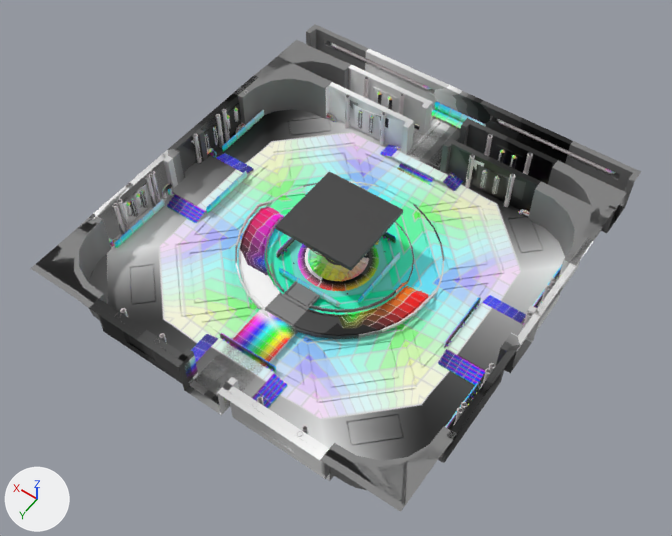
A saved change to the FBX model Space Rescue/Assets/Art/Models/Environment/Rooms/T-SplitCore.fbx.
Rendered twice from a 50 mm lens placed at (-26.1, 36.8, 56.0), pointed at (-0.4, 0.8, -0.5). Every picture has the same lights, and +X, +Y and +Z are marked at lower left. Where no turn or scale is listed for an object, it has been applied to the vertices.

Names of what the first picture shows: 'HologramRoom', 'T-SplitCore'.
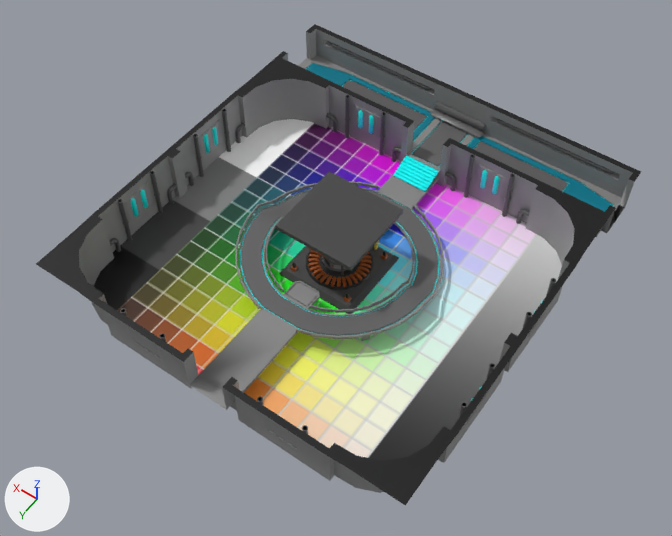
The newer file is also turned or shifted as a whole; pictures and numbers use the older file's frame.

Pixel boxes [x1, y1, x2, y2] of what changed, in the pictures (672 x 536 px):
```json
{"object": "HologramRoom", "change": "deleted", "before": [30, 40, 626, 512]}
{"object": "T-SplitCoreStairs", "change": "added", "after": [393, 155, 439, 191], "on screen": "cyan"}
{"object": "T-SplitCoreGlass", "change": "added", "after": [130, 110, 543, 401], "on screen": "cyan"}
{"object": "T-SplitCoreLights", "change": "added", "after": [240, 77, 614, 336], "on screen": "cyan", "faces in mat_material (picture img_colorgrid_png)": [240, 120, 469, 336]}
{"part": 1, "of": "me_plane_002", "change": "deleted", "before": [130, 110, 543, 401]}
{"part": 2, "of": "me_plane_002", "change": "deleted", "before": [240, 210, 428, 336]}
{"part": 3, "of": "me_plane_002", "change": "cut back", "before": [306, 24, 641, 182], "after": [306, 24, 641, 182]}
{"part": 4, "of": "me_plane_002", "change": "surface changed", "before": [36, 29, 634, 505], "after": [36, 29, 634, 505]}
{"part": 5, "of": "me_plane_005", "change": "surface changed", "after": [94, 119, 562, 461]}
```

Edits to the scene script, one JSON object a line:
```json
{"block": "me_plane_005", "where": "me_plane_005.from_pydata(...)  # 48 vertices, 21 faces; spans x -15.5..15.5, y -12.7..15.0, z -1.6"}
{"block": "me_plane_005", "where": "# used by ob_lava; location = (0.0, 0.0, 0.0)"}
{"block": "me_plane_005", "change": "me_plane_005 part 5: texture (UV) coordinates of 21 of 21 faces, centred in x -15.2..15.2, y -12.4..14.7, z -1.6, changed; they spanned u 0.0..1.0, v 0.0..0.0 and now span u 0.0..0.89, v 0.0..1.0"}
{"block": "me_plane_002", "where": "# used by ob_t_splitcore; location = (0.0, 0.0, 0.0)"}
{"op": "remove", "block": "me_plane_002", "code": "me_plane_002.from_pydata(...)  # 13469 vertices, 12827 faces; spans x -16.0..16.0, y -19.1..15.5, z -1.8..4.2"}
{"op": "add", "block": "me_plane_002", "code": "me_plane_002.from_pydata(...)  # 12649 vertices, 11953 faces; spans x -16.0..16.0, y -19.1..15.5, z -1.8..4.2"}
{"block": "me_plane_002", "change": "me_plane_002 part 1: 23 loose pieces with 816 vertices, spanning x -15.4..15.4, y -12.6..14.9, z -0.8..2.1, are deleted"}
{"block": "me_plane_002", "change": "me_plane_002 part 2"}
{"block": "me_plane_002", "change": "60 faces are deleted"}
{"block": "me_plane_002", "change": "me_plane_002 part 3"}
{"block": "me_plane_002", "change": "4 vertices are removed from x -15.9..15.9, y -18.7..-18.2, z 3.0"}
{"block": "me_plane_002", "change": "48 faces are deleted"}
{"block": "me_plane_002", "change": "4 new faces join them, mat_rainbow_mat (picture img_colorgrid_png)"}
{"block": "me_plane_002", "change": "me_plane_002 part 4: 5432 kept faces spanning x -16.0..16.0, y -19.1..15.5, z -1.8..3.0 get new texture (UV) coordinates"}
{"op": "add", "block": "me_plane_020", "code": ["me_plane_020 = bpy.data.meshes.new('Plane.020')", "me_plane_020.from_pydata(...)  # 112 vertices, 98 faces; spans x -1.61..1.61, y -12.11..-9.91, z -0.77..-0.1", "me_plane_020.materials.append(mat_rainbow_mat)  # picture img_colorgrid_png"]}
{"op": "add", "block": "me_plane_024", "code": ["me_plane_024 = bpy.data.meshes.new('Plane.024')", "me_plane_024.from_pydata(...)  # 704 vertices, 672 faces; spans x -15.4..15.4, y -12.4..15.1, z -0.1..2.1", "me_plane_024.materials.append(mat_rainbow_mat)  # picture img_colorgrid_png"]}
{"op": "add", "block": "me_plane_019", "code": ["me_plane_019 = bpy.data.meshes.new('Plane.019')", "me_plane_019.from_pydata(...)  # 204 vertices, 102 faces; spans x -15.1..15.1, y -17.7..7.5, z -0.9..-0.1", "# faces by material slot: [66, 36]", "me_plane_019.materials.append(mat_material)  # picture img_colorgrid_png", "me_plane_019.materials.append(mat_rainbow_mat)  # picture img_colorgrid_png"]}
{"op": "remove", "block": "ob_hologramroom", "code": ["ob_hologramroom = bpy.data.objects.new('HologramRoom', me_plane_006)", "ob_hologramroom.location = (0.0, 0.0, 0.0)"]}
{"op": "add", "block": "ob_t_splitcorestairs", "code": ["ob_t_splitcorestairs = bpy.data.objects.new('T-SplitCoreStairs', me_plane_020)", "ob_t_splitcorestairs.location = (0.0, -0.18, 0.0)"]}
{"op": "add", "block": "ob_t_splitcoreglass", "code": ["ob_t_splitcoreglass = bpy.data.objects.new('T-SplitCoreGlass', me_plane_024)", "ob_t_splitcoreglass.location = (0.0, -0.18, 0.0)"]}
{"op": "add", "block": "ob_t_splitcorelights", "code": ["ob_t_splitcorelights = bpy.data.objects.new('T-SplitCoreLights', me_plane_019)", "ob_t_splitcorelights.location = (0.0, -0.18, 0.0)"]}
```
